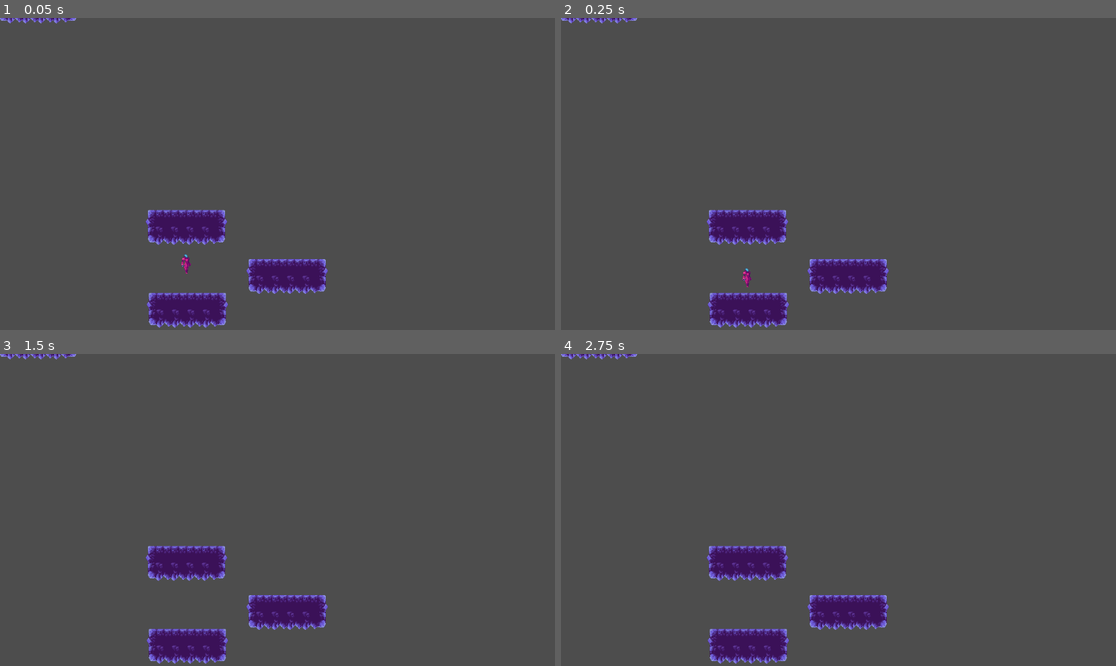
Above: before the commit, frames 1-4 (two rows, left to right).
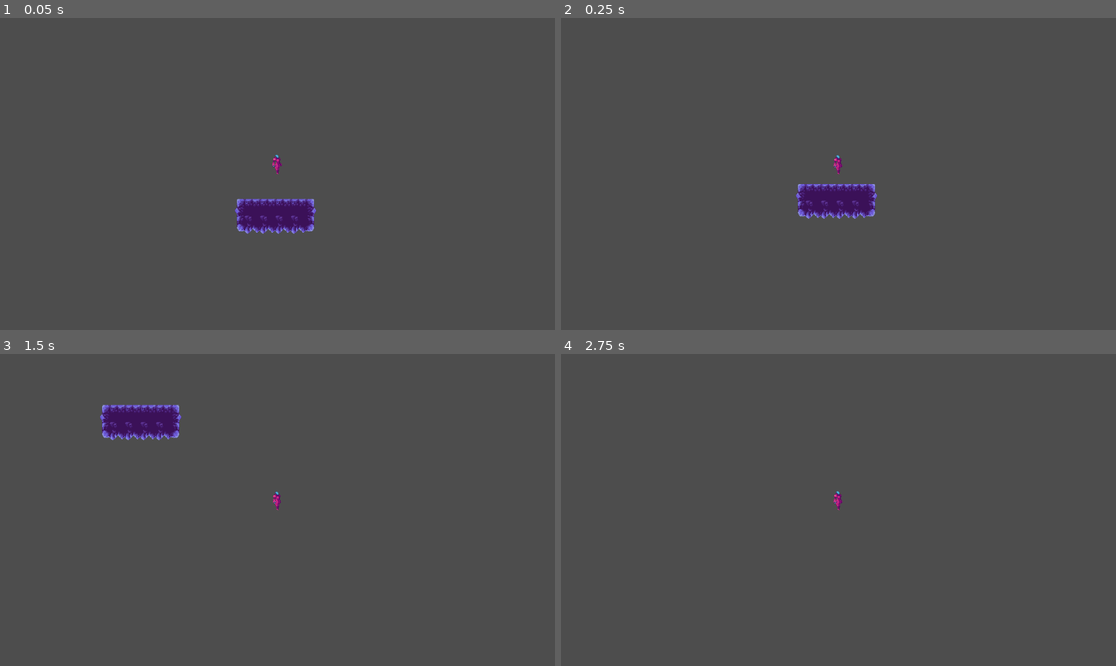
Above: after the commit, the same moments.

Repository: TheNootLinja/metroidvania_tutorial_game
Game: Godot game, scene res://levels/level.tscn
Two runs of this game, one before a commit and one after it. Both use one fixed random seed, a clock stepped at 60 frames per second and the inputs below. Before the commit the project starts from res://player/main.tscn.
Inputs:
- Up to frame 1 (0.05 s): no input
- Up to frame 2 (0.25 s): no input
- Up to frame 3 (1.5 s): tap Enter (ui_accept) at 0.5, 0.6, 0.77, 1.07, 1.35 s; hold Right (ui_right) from 0.53 s (still down)
- Up to frame 4 (2.75 s): tap Enter (ui_accept) at 1.52, 1.82, 2, 2.1 s; release Right (ui_right) at 2.03 s; hold Left (ui_left) from 2.03 s (still down)

The runs differ from the first frame. In frame 1, 6.2% of the frame differs, in the area x 0-60%, y 0-100%; in frame 2, 6.2%; in frame 3, 6.1%; in frame 4, 4.6%.

Commit message:
Add player behaviour

Diff:
--- a/levels/level.tscn
+++ b/levels/level.tscn
@@ -1,6 +1,7 @@
 [gd_scene format=3 uid="uid://b0257vn7tucot"]
 
 [ext_resource type="Texture2D" uid="uid://bhktdshvnn0qb" path="res://tileset/game_tileset_1.png" id="1_s41d2"]
+[ext_resource type="PackedScene" uid="uid://bwvy06ocly0hp" path="res://player/player.tscn" id="2_hjsbj"]
 
 [sub_resource type="TileSetAtlasSource" id="TileSetAtlasSource_gtnvv"]
 texture = ExtResource("1_s41d2")
@@ -146,3 +147,8 @@
 format = 2
 layer_0/name = "Ground"
 layer_0/tile_data = PackedInt32Array(-131073, 786432, 8, -262144, 851968, 7, -196608, 851968, 8, -131072, 851968, 9, -6 …(913 unchanged characters)…
+
+[node name="Player" parent="." unique_id=1376620872 instance=ExtResource("2_hjsbj")]
+position = Vector2(83, -115)
+
+[node name="Camera2D" type="Camera2D" parent="Player" unique_id=98079991]
--- /dev/null
+++ b/main.tscn
@@ -0,0 +1,8 @@
+[gd_scene format=3 uid="uid://druorqggf0lel"]
+
+[ext_resource type="PackedScene" uid="uid://bwvy06ocly0hp" path="res://player/player.tscn" id="1_ig7tw"]
+
+[node name="Main" type="Node" unique_id=996196543]
+
+[node name="Player" parent="." unique_id=1376620872 instance=ExtResource("1_ig7tw")]
+position = Vector2(387, 530)
--- a/player/main.tscn
+++ /dev/null
@@ -1,20 +0,0 @@
-[gd_scene format=3 uid="uid://druorqggf0lel"]
-
-[ext_resource type="PackedScene" uid="uid://bwvy06ocly0hp" path="res://player/player.tscn" id="1_hf4mc"]
-[ext_resource type="PackedScene" uid="uid://b0257vn7tucot" path="res://levels/level.tscn" id="2_rxskw"]
-
-[node name="Main" type="Node" unique_id=996196543]
-
-[node name="Player" parent="." unique_id=1376620872 instance=ExtResource("1_hf4mc")]
-position = Vector2(387, 530)
-
-[node name="Level" parent="." unique_id=1003023519 instance=ExtResource("2_rxskw")]
-position = Vector2(310, 632)
-
-[node name="Level2" parent="." unique_id=1644277225 instance=ExtResource("2_rxskw")]
-position = Vector2(517, 562)
-
-[node name="Level3" parent="." unique_id=451165680 instance=ExtResource("2_rxskw")]
-position = Vector2(308, 460)
-
-[node name="Level4" parent="." unique_id=1224480493 instance=ExtResource("2_rxskw")]
--- a/player/player.gd
+++ b/player/player.gd
@@ -1,32 +1,36 @@
 extends CharacterBody2D
 
+const GRAVITY = 1000
 
-const SPEED = 300.0
-const JUMP_VELOCITY = -400.0
+enum State { idle, run }
+
+var current_state
+
+func _ready():
+	current_state = State.idle
+
+func _physics_process(delta):
+	player_falling(delta)
+	move_and_slide()
+	player_idle(delta)
+	player_run(delta)
+	#$AnimatedSprite2D.play(State[current_state])
+	print(State)
 
 
-func _physics_process(delta: float) -> void:
-	# Add the gravity.
-	if not is_on_floor():
-		velocity += get_gravity() * delta
+func player_falling(delta):
+	if !is_on_floor():
+		velocity.y += GRAVITY * delta
 
-	# Handle jump.
-	if Input.is_action_just_pressed("ui_accept") and is_on_floor():
-		velocity.y = JUMP_VELOCITY
+func player_idle(delta):
+	if is_on_floor():
+		current_state = State.idle
 
-	# Get the input direction and handle the movement/deceleration.
-	# As good practice, you should replace UI actions with custom gameplay actions.
-	var direction := Input.get_axis("ui_left", "ui_right")
+func player_run(delta):
+	# Returns either 1 or -1 so we can determine the direction
+	var direction = Input.get_axis("move_left","move_right")
 	if direction:
-		velocity.x = direction * SPEED
-		if direction > 0:
-			$AnimatedSprite2D.flip_h = false
-		else:
-			$AnimatedSprite2D.flip_h = true
-		$AnimatedSprite2D.play("run")
+		velocity.x = direction * 300
+		current_state = State.run
 	else:
-		velocity.x = move_toward(velocity.x, 0, SPEED)
-		$AnimatedSprite2D.play("idle")
-
-
-	move_and_slide()
+		velocity.x = 0
--- a/player/player.tscn
+++ b/player/player.tscn
@@ -3,6 +3,11 @@
 [ext_resource type="Script" uid="uid://s6ttpnw0y5si" path="res://player/player.gd" id="1_g1dw6"]
 [ext_resource type="Texture2D" uid="uid://b6enn3yi5k2x7" path="res://player/player-idle.png" id="1_rkbax"]
 [ext_resource type="Texture2D" uid="uid://b1sq6gl4fvgey" path="res://player/player-run.png" id="2_g1dw6"]
+[ext_resource type="Texture2D" uid="uid://cki1dp7hvm1xj" path="res://player/player-duck.png" id="2_yw30f"]
+
+[sub_resource type="AtlasTexture" id="AtlasTexture_e7oew"]
+atlas = ExtResource("2_yw30f")
+region = Rect2(0, 0, 80, 80)
 
 [sub_resource type="AtlasTexture" id="AtlasTexture_yw30f"]
 atlas = ExtResource("1_rkbax")
@@ -62,6 +67,14 @@
 
 [sub_resource type="SpriteFrames" id="SpriteFrames_e7oew"]
 animations = [{
+"frames": [{
+"duration": 1.0,
+"texture": SubResource("AtlasTexture_e7oew")
+}],
+"loop": true,
+"name": &"crouch",
+"speed": 5.0
+}, {
 "frames": [{
 "duration": 1.0,
 "texture": SubResource("AtlasTexture_yw30f")
@@ -125,9 +138,8 @@
 [node name="AnimatedSprite2D" type="AnimatedSprite2D" parent="." unique_id=226895639]
 position = Vector2(0, -24)
 sprite_frames = SubResource("SpriteFrames_e7oew")
-animation = &"idle"
+animation = &"crouch"
 autoplay = "idle"
-frame_progress = 0.3533893
 
 [node name="CollisionShape2D" type="CollisionShape2D" parent="." unique_id=763946292]
 position = Vector2(0, -20)
--- a/project.godot
+++ b/project.godot
@@ -11,9 +11,34 @@
 [application]
 
 config/name="metroidvania_tutorial"
-run/main_scene="res://player/main.tscn"
+run/main_scene="uid://b0257vn7tucot"
 config/features=PackedStringArray("4.6", "Forward Plus")
 config/icon="res://icon.svg"
+
+[input]
+
+move_right={
+"deadzone": 0.2,
+"events": [Object(InputEventKey,"resource_local_to_scene":false,"resource_name":"","device":-1,"window_id":0,"alt_pressed":false,"shift_pressed":false,"ctrl_pressed":false,"meta_pressed":false,"pressed":false,"keycode":0,"physical_keycode":68,"key_label":0,"unicode":100,"location":0,"echo":false,"script":null)
+, Object(InputEventKey,"resource_local_to_scene":false,"resource_name":"","device":-1,"window_id":0,"alt_pressed":false,"shift_pressed":false,"ctrl_pressed":false,"meta_pressed":false,"pressed":false,"keycode":0,"physical_keycode":4194321,"key_label":0,"unicode":0,"location":0,"echo":false,"script":null)
+]
+}
+move_left={
+"deadzone": 0.2,
+"events": [Object(InputEventKey,"resource_local_to_scene":false,"resource_name":"","device":-1,"window_id":0,"alt_pressed":false,"shift_pressed":false,"ctrl_pressed":false,"meta_pressed":false,"pressed":false,"keycode":0,"physical_keycode":65,"key_label":0,"unicode":97,"location":0,"echo":false,"script":null)
+, Object(InputEventKey,"resource_local_to_scene":false,"resource_name":"","device":-1,"window_id":0,"alt_pressed":false,"shift_pressed":false,"ctrl_pressed":false,"meta_pressed":false,"pressed":false,"keycode":0,"physical_keycode":4194319,"key_label":0,"unicode":0,"location":0,"echo":false,"script":null)
+]
+}
+jump={
+"deadzone": 0.2,
+"events": [Object(InputEventKey,"resource_local_to_scene":false,"resource_name":"","device":-1,"window_id":0,"alt_pressed":false,"shift_pressed":false,"ctrl_pressed":false,"meta_pressed":false,"pressed":false,"keycode":0,"physical_keycode":32,"key_label":0,"unicode":32,"location":0,"echo":false,"script":null)
+]
+}
+crouch={
+"deadzone": 0.2,
+"events": [Object(InputEventKey,"resource_local_to_scene":false,"resource_name":"","device":-1,"window_id":0,"alt_pressed":false,"shift_pressed":false,"ctrl_pressed":false,"meta_pressed":false,"pressed":false,"keycode":0,"physical_keycode":83,"key_label":0,"unicode":115,"location":0,"echo":false,"script":null)
+]
+}
 
 [layer_names]
 
Binary file added: player/player-duck.png
Not shown, added: player/player-duck.png.import
